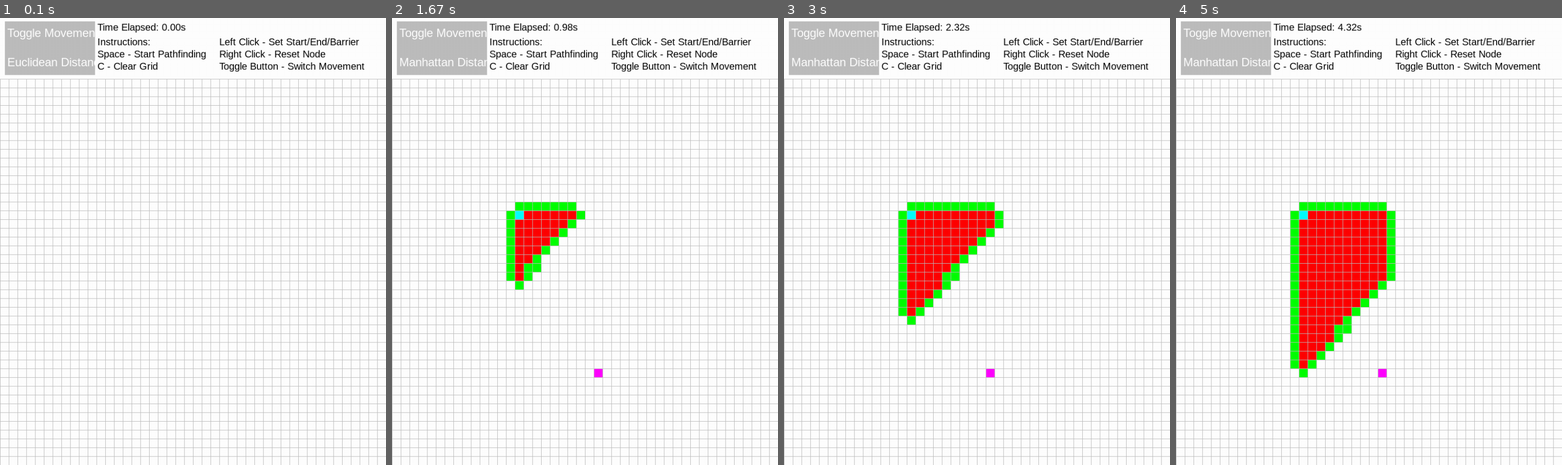
Above: before the commit, frames 1-4 (left to right).
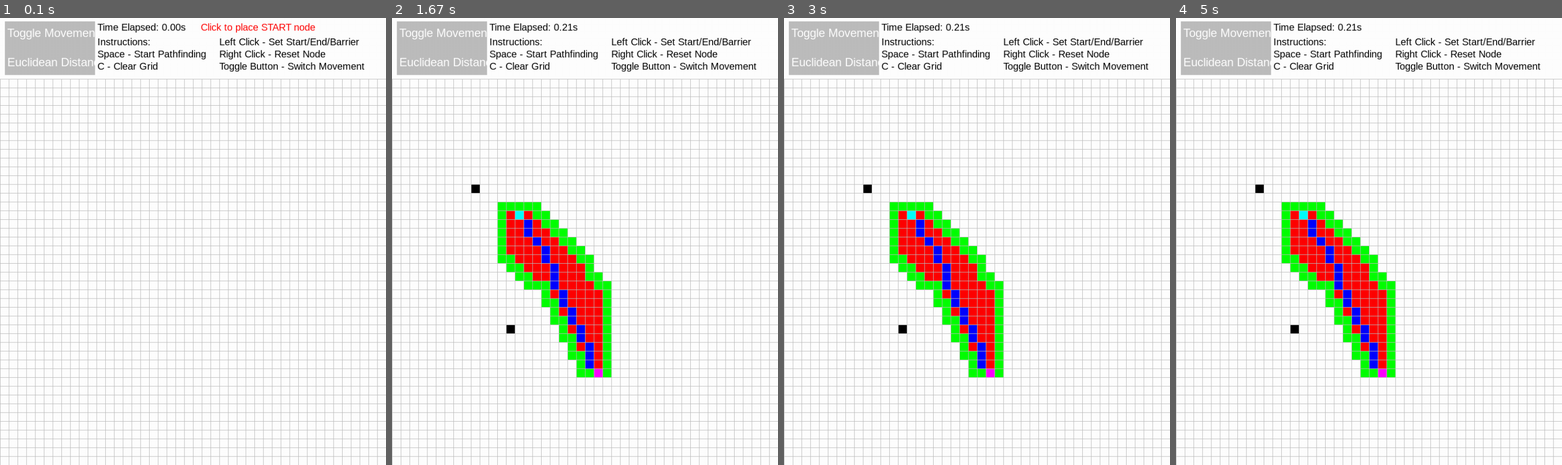
Above: after the commit, the same moments.

Repository: nnilf/A-star-search-algorithm
Game: pygame game, started from main.py
Same seed, same stepped clock (60 frames per second), same inputs: the game is played once before the commit and once after it.
Inputs (mouse positions are in pixels of both pictures, inside the frame that each line leads up to):
- Up to frame 1 (0.1 s): no input
- Up to frame 2 (1.67 s): press the mouse at (442, 49) at 0.37 s; move the mouse to (519, 210) at 0.47 s; release the mouse at (596, 371) at 0.6 s; tap Space at 0.67, 1.4 s; press the mouse at (442, 49) at 1.03 s; move the mouse to (476, 187) at 1.13 s; release the mouse at (511, 326) at 1.27 s
- Up to frame 3 (3 s): tap Space at 1.7, 1.9, 2.23, 2.53, 2.73 s
- Up to frame 4 (5 s): tap Space at 3.03, 3.3, 3.63, 3.93, 4.07, 4.47, 4.77 s

The runs differ from the first frame. In frame 1, 0.2% of the frame differs, in the area x 52-82%, y 1-4%; in frame 2, 6.2%; in frame 3, 7.0%; in frame 4, 8.0%, in the area x 2-57%, y 1-81%.

Commit message:
Added hint messages and removed buffering bug

Diff:
--- a/A_star_algorithm.py
+++ b/A_star_algorithm.py
@@ -4,72 +4,70 @@
 from Node import Node
 
 
-def algorithm(start: Node, end: Node, grid: list[list[Node]], draw: Callable[[], None], is_eight_directional: bool) -> bool:
-    """A* path finding algorithm.
+# Persistent algorithm state
+algorithm_state = {
+    'open_set': None,
+    'came_from': None,
+    'g_score': None,
+    'f_score': None,
+    'open_set_hash': None,
+    'count': 0,
+    'initialized': False
+}
 
-    Args:
-        start: Start node.
-        end: End node.
-        grid: Grid of nodes.
-        draw: Function to update the GUI/visualizer.
+def init_algorithm(start: Node, end: Node, grid: list[list[Node]], is_eight_directional: bool):
+    """Initialize or reset algorithm state"""
+    algorithm_state['open_set'] = PriorityQueue()
+    algorithm_state['open_set'].put((0, 0, start))
+    algorithm_state['came_from'] = {}
+    algorithm_state['g_score'] = {node: float("inf") for row in grid for node in row}
+    algorithm_state['g_score'][start] = 0
+    algorithm_state['f_score'] = {node: float("inf") for row in grid for node in row}
+    algorithm_state['f_score'][start] = heuristic(start.get_coords(), end.get_coords(), is_eight_directional)
+    algorithm_state['open_set_hash'] = {start}
+    algorithm_state['count'] = 0
+    algorithm_state['initialized'] = True
 
-    Returns:
-        True if path is found, False otherwise.
-    """
-    # Early return for invalid inputs
-    if not start or not end:
-        return False
+def algorithm_step(start: Node, end: Node, grid: list[list[Node]], draw: Callable[[], None], is_eight_directional: bool) -> bool:
+    """Execute one step of A* algorithm"""
+    if not algorithm_state['initialized']:
+        init_algorithm(start, end, grid, is_eight_directional)
 
-    count = 0
-    open_set = PriorityQueue()
-    open_set.put((0, count, start))
-    came_from = {}
-    g_score = {node: float("inf") for row in grid for node in row}
-    g_score[start] = 0
-    f_score = {node: float("inf") for row in grid for node in row}
-    f_score[start] = heuristic(start.get_coords(), end.get_coords(), is_eight_directional)
+    if algorithm_state['open_set'].empty():
+        return True
 
-    open_set_hash = {start}
+    # Process current node
+    current = algorithm_state['open_set'].get()[2]
+    algorithm_state['open_set_hash'].remove(current)
 
-    while not open_set.empty():
+    if current == end:
+        create_path(algorithm_state['came_from'], end, draw)
+        end.set_state("end")
+        start.set_state("start")
+        return True
 
-        current = open_set.get()[2]
-        open_set_hash.remove(current)
+    # Process neighbors
+    for child in current.get_children():
+        dx = abs(child.row - current.row)
+        dy = abs(child.col - current.col)
+        move_cost = math.sqrt(2) if dx + dy == 2 else 1
+        tentative_g = algorithm_state['g_score'][current] + move_cost
 
-        if current == end:
-            create_path(came_from, end, draw)
-            end.set_state("end")
-            start.set_state("start")
-            return True
+        if tentative_g < algorithm_state['g_score'][child]:
+            algorithm_state['came_from'][child] = current
+            algorithm_state['g_score'][child] = tentative_g
+            algorithm_state['f_score'][child] = tentative_g + heuristic(
+                child.get_coords(), end.get_coords(), is_eight_directional)
 
-        draw()
+            if child not in algorithm_state['open_set_hash']:
+                algorithm_state['count'] += 1
+                algorithm_state['open_set'].put((algorithm_state['f_score'][child],
+                                               algorithm_state['count'], child))
+                algorithm_state['open_set_hash'].add(child)
+                child.set_state("checking")
 
-        children = current.get_children()
-
-        for child in children:
-
-            # Calculate whether this is a diagonal move
-            dx = abs(child.row - current.row)
-            dy = abs(child.col - current.col)
-            # Diagonal moves cost more
-            move_cost = math.sqrt(2) if dx + dy == 2 else 1
-
-            tentative_g = g_score[current] + move_cost
-
-            if tentative_g < g_score[child]:
-                came_from[child] = current
-                g_score[child] = tentative_g
-                f_score[child] = tentative_g + heuristic(child.get_coords(), end.get_coords(), is_eight_directional)
-                if child not in open_set_hash:
-                    count += 1
-                    open_set.put((f_score[child], count, child))
-                    open_set_hash.add(child)
-                    child.set_state("checking")
-
-        draw()
-
-        if current != start:
-            current.set_state("checked")
+    if current != start:
+        current.set_state("checked")
 
     return False
 
--- a/Node.py
+++ b/Node.py
@@ -8,6 +8,7 @@
         self.col = y
         self.children = []
         self.colour = Colors.WHITE
+        self.last_state = None
         self.total_rows = total_rows
         self.difference = difference
 
@@ -21,11 +22,18 @@
             "barrier": Colors.BLACK,
             "reset": Colors.WHITE
         }
-        self.colour = COLOUR_MAP[state]
+        new_color = COLOUR_MAP[state]
+        if self.colour != new_color:  # Only update if changed
+            self.colour = new_color
+            self.last_state = None
 
     def draw(self, win: pygame.Surface):
         """Draws current node onto grid"""
-        pygame.draw.rect(win, self.colour, (self.col * self.width, self.row * self.width + self.difference, self.width, self.width))
+        pygame.draw.rect(win, self.colour,
+                    (self.col * self.width,
+                     self.row * self.width + self.difference,
+                     self.width, self.width))
+        self.last_state = self.colour
 
     def checked(self):
         return self.colour == Colors.RED
--- a/main.py
+++ b/main.py
@@ -2,7 +2,7 @@
 import time
 from constants import Display, Algorithm
 from visualiser import create_grid, draw, get_clicked_pos, clear_path_and_update_children, check_toggle_button_click
-from A_star_algorithm import algorithm
+from A_star_algorithm import algorithm_step, init_algorithm
 
 def main():
     pygame.init()
@@ -17,6 +17,8 @@
     timer_start = 0
     final_time = None
 
+    algorithm_active = False
+
     running = True
     while running:
 
@@ -26,7 +28,24 @@
 
         display_time = final_time if final_time is not None else pathfinding_time
 
-        draw(grid, Algorithm.DEFAULT_GRID_SIZE, WIN, Display.GRID_WIDTH, Display.DIFFERENCE, is_eight_directional, display_time)
+        draw(grid, Algorithm.DEFAULT_GRID_SIZE, WIN, Display.GRID_WIDTH, Display.DIFFERENCE, is_eight_directional, display_time, start, end)
+
+        if algorithm_active:
+            # Run several steps per frame for smooth visualization
+            for _ in range(2):  # Adjust this number for performance
+                path_found = algorithm_step(
+                    start, end, grid,
+                    lambda: None,
+                    is_eight_directional
+                )
+                if path_found:
+                    final_time = time.time() - timer_start
+                    algorithm_active = False
+                    break
+
+        pygame.display.flip()  # Use flip() instead of update() for full screen refresh
+        pygame.time.delay(5)  # Small delay to control frame rate
+
         for event in pygame.event.get():
             if event.type == pygame.QUIT:
                 running = False
@@ -34,7 +53,10 @@
             # Mouse handling
             if pygame.mouse.get_pressed()[0]:  # Left click
                 pos = pygame.mouse.get_pos()
-                row, col = get_clicked_pos(pos, Algorithm.DEFAULT_GRID_SIZE, Display.GRID_WIDTH, Display.DIFFERENCE)
+
+                # Left click handling
+                row, col = get_clicked_pos(pos, Algorithm.DEFAULT_GRID_SIZE,
+                                        Display.GRID_WIDTH, Display.DIFFERENCE)
                 if row is not None and col is not None:
                     node = grid[row][col]
                     if not start and node != end:
@@ -50,9 +72,10 @@
                 if check_toggle_button_click(pos):
                     is_eight_directional = not is_eight_directional
 
+            # Right click handling
             if pygame.mouse.get_pressed()[2]:  # Right click
-                pos = pygame.mouse.get_pos()
-                row, col = get_clicked_pos(pos, Algorithm.DEFAULT_GRID_SIZE, Display.GRID_WIDTH, Display.DIFFERENCE)
+                row, col = get_clicked_pos(pos, Algorithm.DEFAULT_GRID_SIZE,
+                                        Display.GRID_WIDTH, Display.DIFFERENCE)
                 if row is not None and col is not None:
                     node = grid[row][col]
                     node.set_state("reset")
@@ -71,16 +94,12 @@
                     timer_active = True
                     final_time = None
                     pathfinding_time = 0.0
+                    algorithm_active = True
 
                     grid = clear_path_and_update_children(grid, Algorithm.DEFAULT_GRID_SIZE, start, end, is_eight_directional)
-                    path_found = algorithm(start, end, grid,
-                                           lambda: draw(grid, Algorithm.DEFAULT_GRID_SIZE, WIN, Display.GRID_WIDTH, Display.DIFFERENCE,
-                                             is_eight_directional, final_time if final_time is not None else (time.time() - timer_start))
-                                             , is_eight_directional)
 
-                    # If path was found, store the final time
-                    if path_found:
-                        final_time = time.time() - timer_start
+                    # Initialize algorithm state
+                    init_algorithm(start, end, grid, is_eight_directional)
 
     pygame.quit()
 
--- a/visualiser.py
+++ b/visualiser.py
@@ -33,7 +33,7 @@
             pygame.draw.line(win, Colors.GREY, (j * gap, difference), (j * gap, width+difference))
 
 
-def draw(grid: list[list[Node]], rows: int, win: pygame.Surface, width: int, difference: int, is_eight_directional: bool, elapsed_time: float):
+def draw(grid: list[list[Node]], rows: int, win: pygame.Surface, width: int, difference: int, is_eight_directional: bool, elapsed_time: float, start: Node = None, end: Node = None):
     """Draws all nodes and updated pygame display from changes.
 
     Args:
@@ -58,6 +58,17 @@
     # Draw timer on the screen
     font = pygame.font.SysFont("arial", 20)
 
+    instruction_text = ""
+    if start is None:
+        instruction_text = "Click to place START node"
+    elif end is None:
+        instruction_text = "Click to place END node"
+
+    # Position in top right (adjust coordinates as needed)
+    text_surface = font.render(instruction_text, True, Colors.RED)
+    text_rect = text_surface.get_rect(topright=(width -145, 10))
+    win.blit(text_surface, text_rect)
+
     # Draw instructions on the screen
     instructions = [
         "Instructions:",
@@ -78,7 +89,7 @@
     timer_text = font.render(f"Time Elapsed: {elapsed_time:.2f}s", True, Colors.BLACK)
     win.blit(timer_text, (200, 10))
 
-    pygame.display.update()
+    pygame.display.flip()
 
 
 def get_clicked_pos(pos: tuple, rows: int, width: int, difference: int) -> tuple[int, int]:
